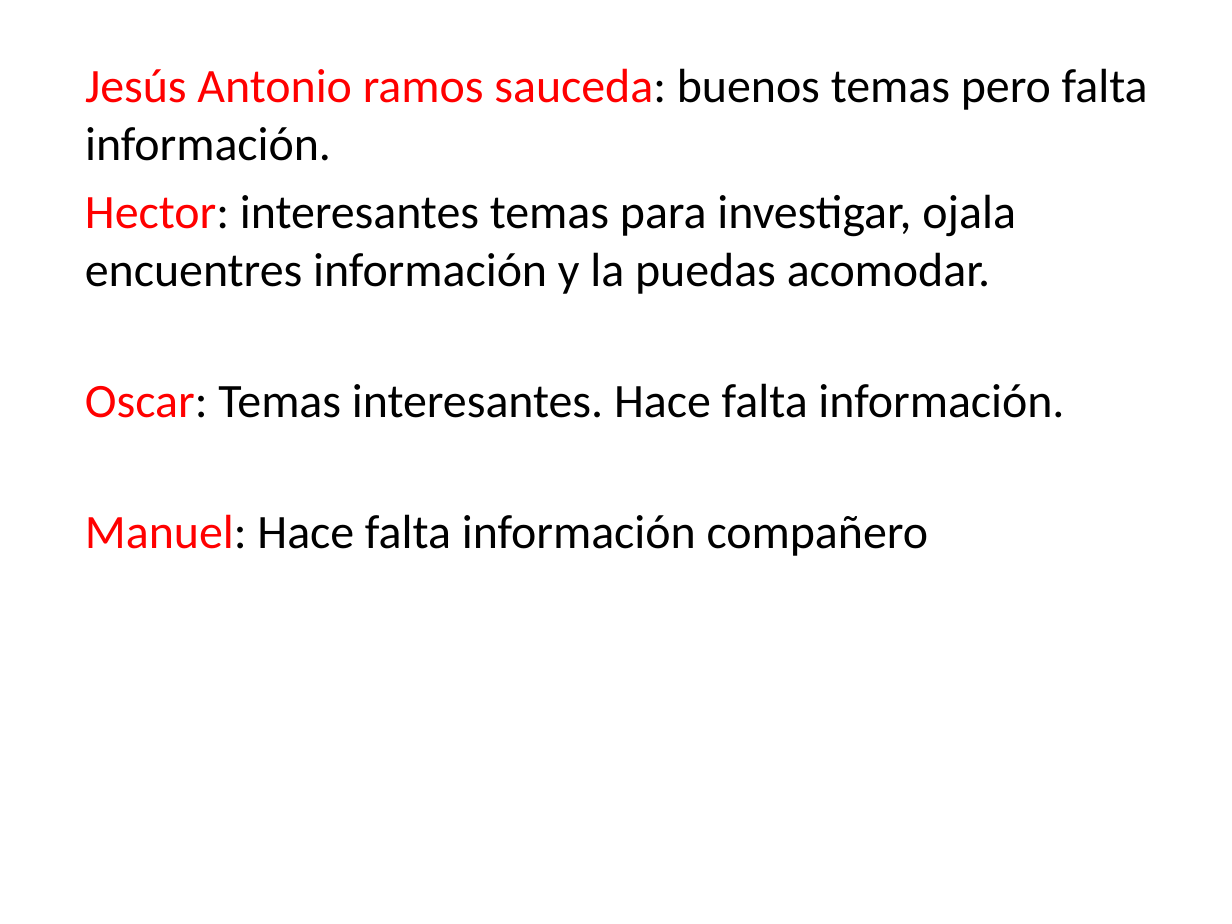
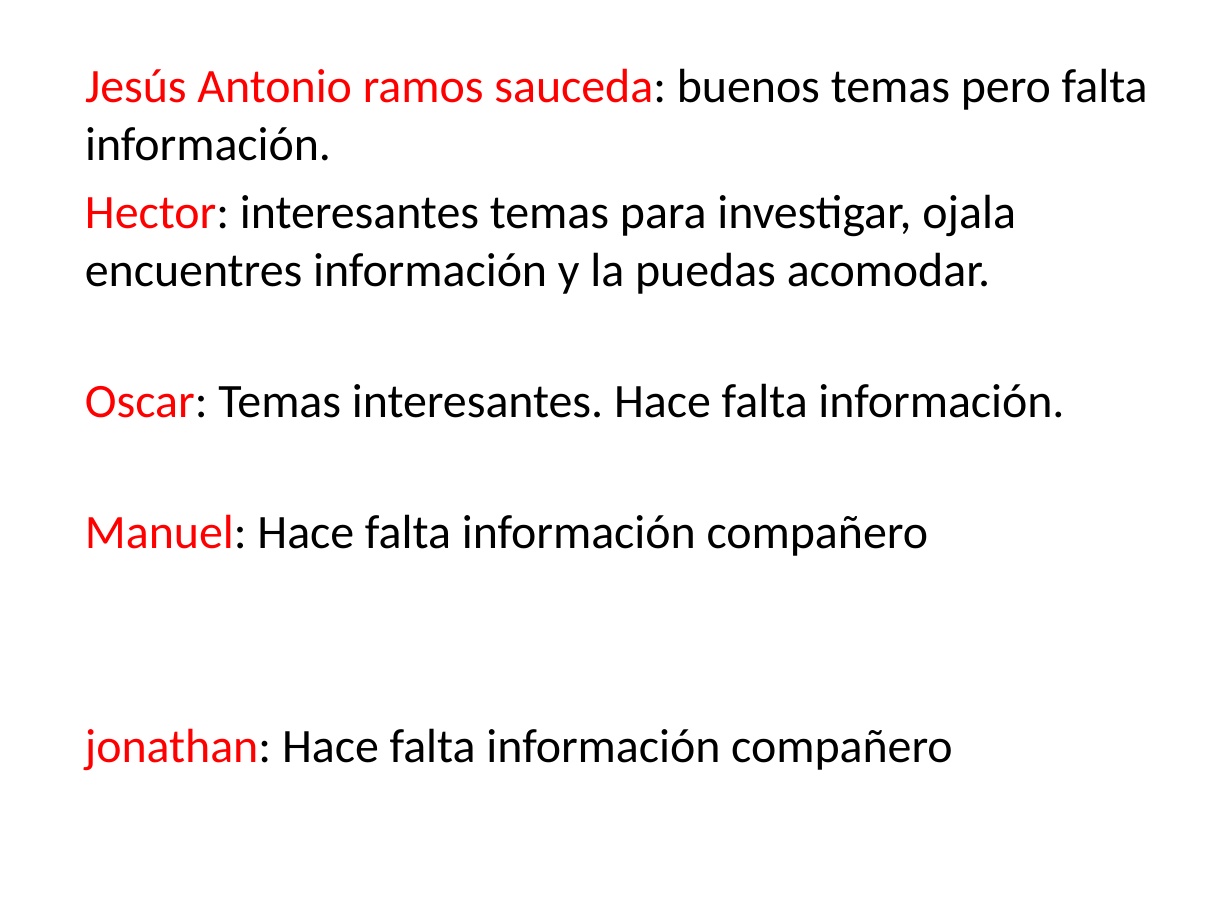
Before and after one commit to lc850/auditoria, a slide deck: slide 2 of 7 - Etapa de la justificación.pptx. Drawn at 1232x924 pixels with LibreOffice and Linux fonts; fonts in the diff are those of the drawing. Boxes give left, top, right and bottom in pixels: in the first picture for what was removed or moved away, otherwise in the second. Text is boxed around its words. In the diff, an @@ line names an element or a change of style, - is before the commit and + after.

Commit message:
primer comentario

```diff
--- a/7 - Etapa de la justificación.pptx
+++ b/7 - Etapa de la justificación.pptx
@@ text added at box(85, 728, 952, 771), 28 pt, text #000000 @@
+jonathan: Hace falta información compañero
```
